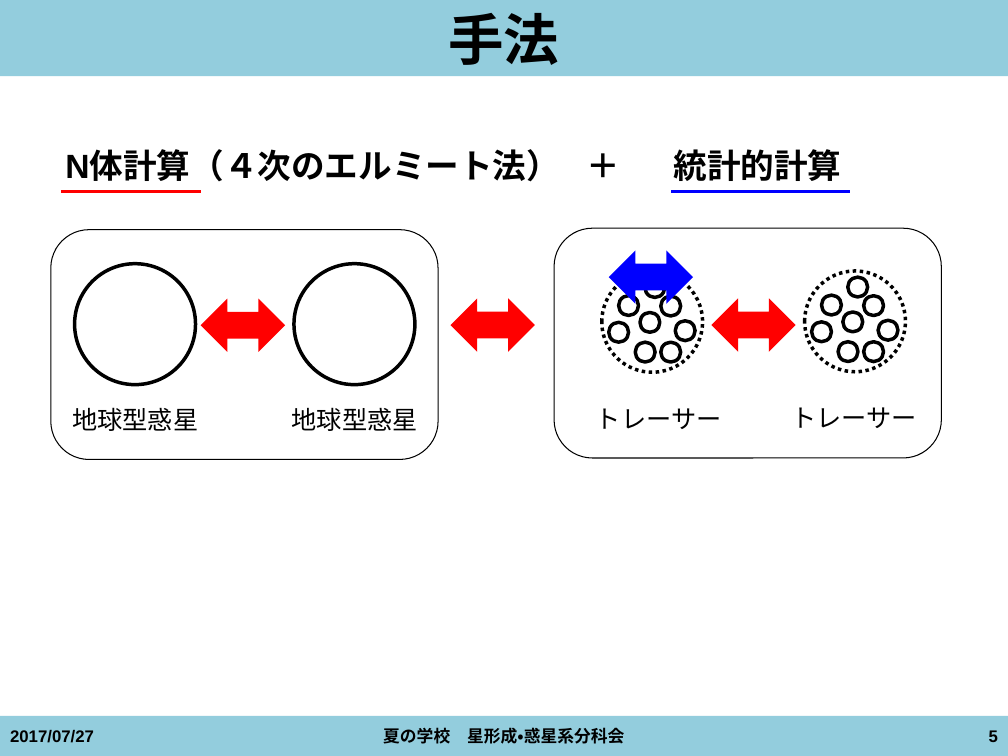
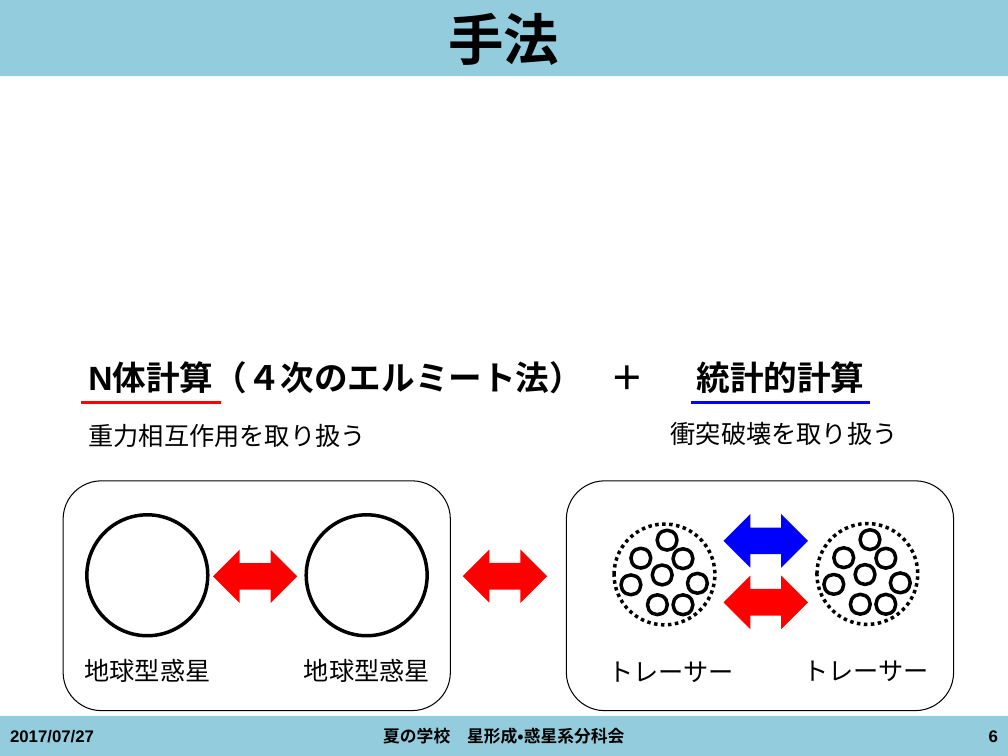
Before and after one commit to kazpc1215/Summer_School_2017, a slide deck: slide 6 of isoya20170727_ver1.pptx (slide 5 before the commit). Drawn at 1008x756 pixels with LibreOffice and Linux fonts; fonts in the diff are those of the drawing. Boxes give left, top, right and bottom in pixels: in the first picture for what was removed or moved away, otherwise in the second. Text is boxed around its words. In the diff, an @@ line names an element or a change of style, - is before the commit and + after.

```diff
--- a/isoya20170727_ver1.pptx
+++ b/isoya20170727_ver1.pptx
@@ text "N体計算（４次のエルミート法）" moved from (x1=65, y1=152, x2=560, y2=182) to (x1=88, y1=363, x2=583, y2=394) @@
@@ text "統計的計算" moved from (x1=674, y1=149, x2=842, y2=181) to (x1=697, y1=361, x2=865, y2=393) @@
@@ 2 lines, 1 text moved together from (x1=60, y1=140, x2=850, y2=192) to (x1=81, y1=352, x2=870, y2=403) @@
@@ text added at (x1=88, y1=423, x2=365, y2=447), 18 pt, text #000000 @@
+重力相互作用を取り扱う
@@ text added at (x1=671, y1=421, x2=898, y2=445), 18 pt, text #000000 @@
+衝突破壊を取り扱う
@@ 9 ellipses, 1 text, 1 rounded rectangle moved together from (x1=554, y1=228, x2=941, y2=458) to (x1=566, y1=481, x2=954, y2=711) @@
@@ left right arrow moved from (x1=609, y1=250, x2=694, y2=303) to (x1=724, y1=514, x2=808, y2=568) @@
@@ 2 texts, 1 rounded rectangle, 1 ellipse moved together from (x1=50, y1=230, x2=905, y2=460) to (x1=64, y1=481, x2=918, y2=711) @@
@@ 8 ellipses, 2 left right arrows moved together from (x1=75, y1=264, x2=898, y2=385) to (x1=87, y1=515, x2=910, y2=636) @@
@@ left right arrow moved from (x1=712, y1=298, x2=796, y2=352) to (x1=724, y1=576, x2=808, y2=629) @@
@@ 2 ellipses, 1 text moved together from (x1=596, y1=322, x2=858, y2=429) to (x1=608, y1=575, x2=871, y2=682) @@
```
Also in this commit, not shown: 4 other slides changed, 3 slides added, 5 other files.
